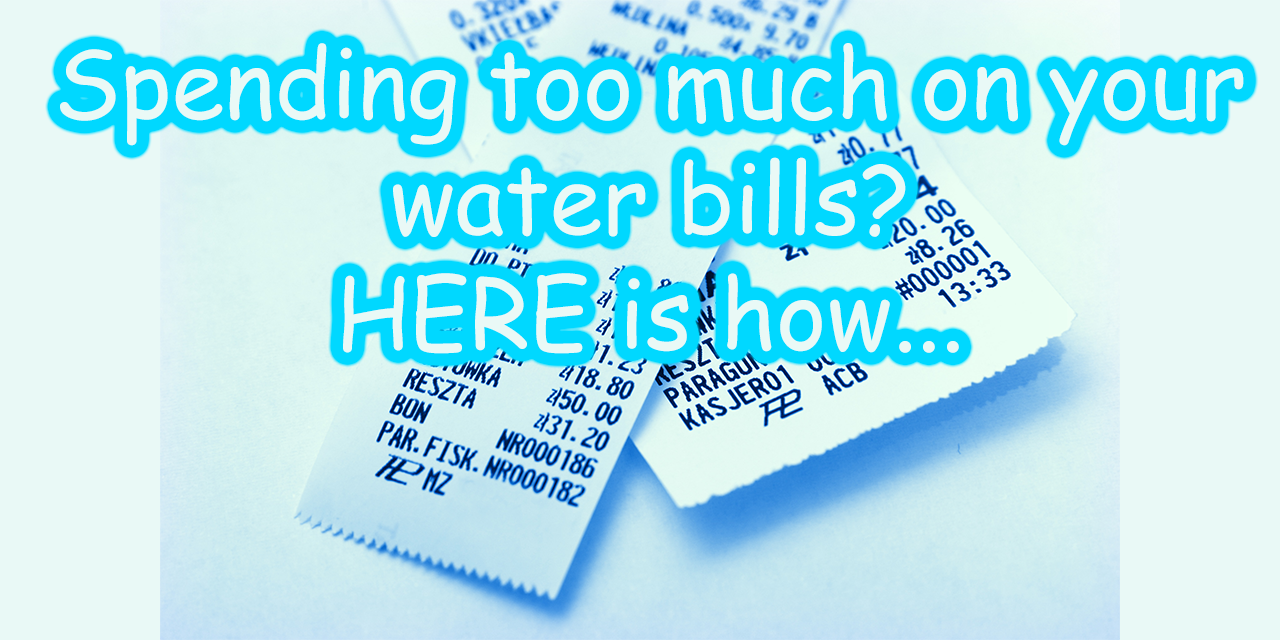
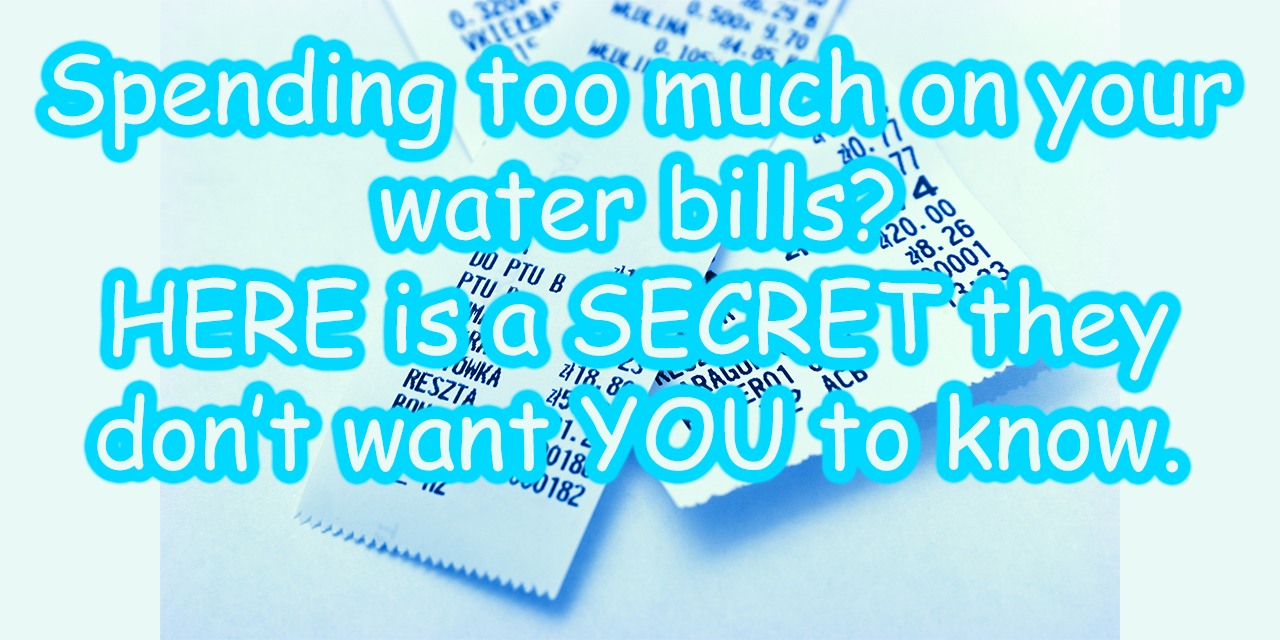
Layer changes from the first 1280x640 image to the second:
renamed "Spending too much on your water bills? HERE is how..." to "Spending too much on your water bills? HERE is a SECRET they do", painted on it over (48, 43, 1244, 473)
